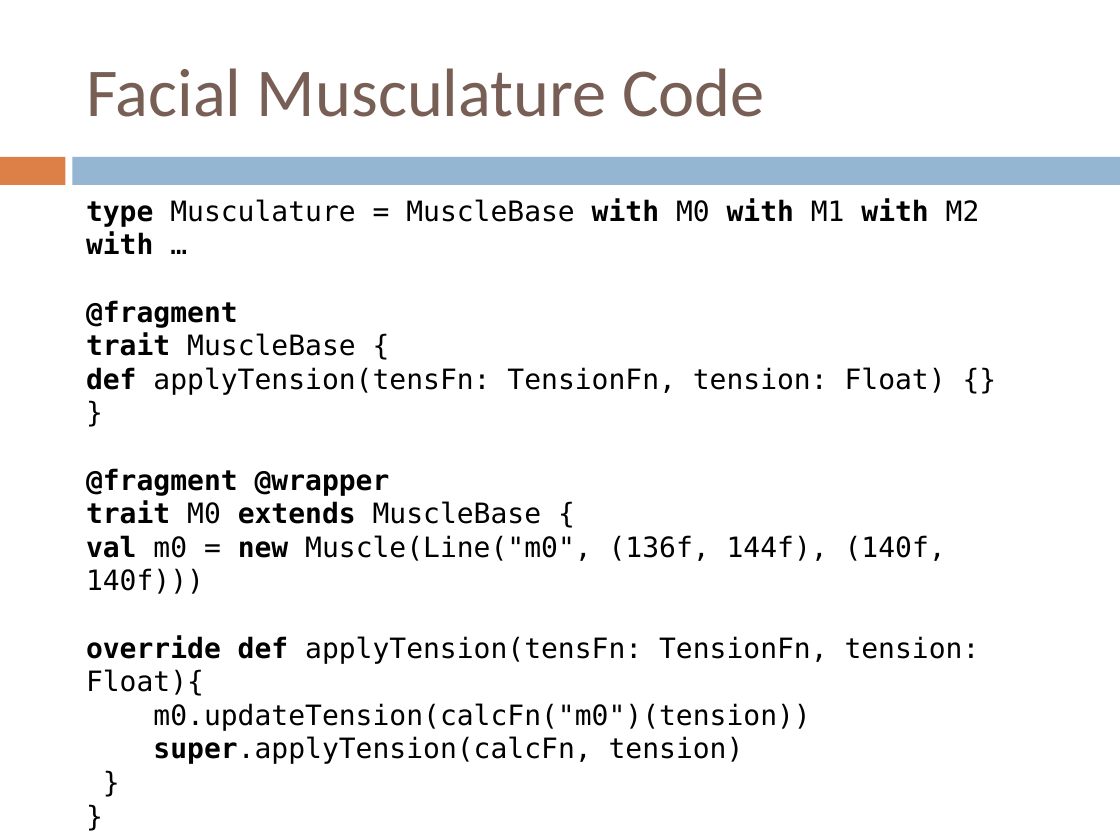
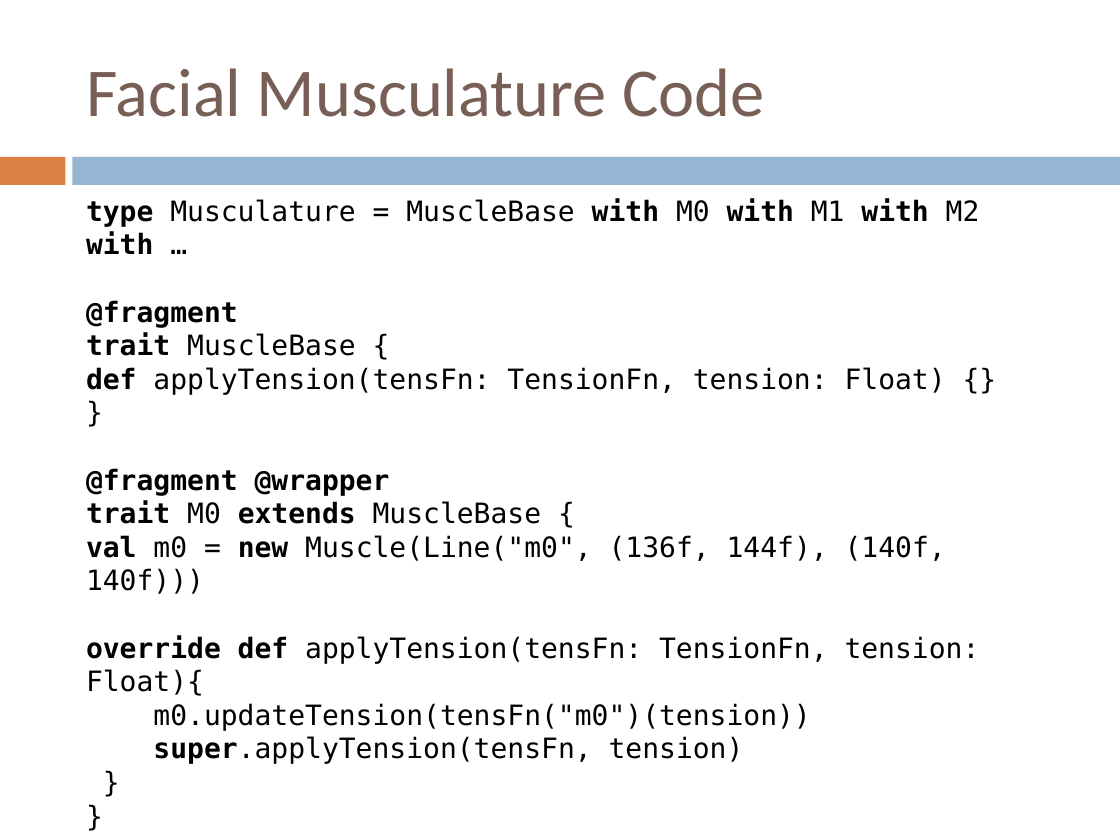
Before and after one commit to zslajchrt/morpheus, a slide deck: slide 14 of src/main/doc/papers/sdot2015.pptx. Drawn at 1120x840 pixels with LibreOffice and Linux fonts; fonts in the diff are those of the drawing. Boxes give left, top, right and bottom in pixels: in the first picture for what was removed or moved away, otherwise in the second. Text is boxed around its words. In the diff, an @@ line names an element or a change of style, - is before the commit and + after.

```diff
--- a/src/main/doc/papers/sdot2015.pptx
+++ b/src/main/doc/papers/sdot2015.pptx
@@ text at [153,703,810,764]: text changed @@
-m0.updateTension(calcFn("m0")(tension))
-super.applyTension(calcFn, tension)
+m0.updateTension(tensFn("m0")(tension))
+super.applyTension(tensFn, tension)
```
Also in this commit, not shown: 6 other slides changed, 1 slide added.
